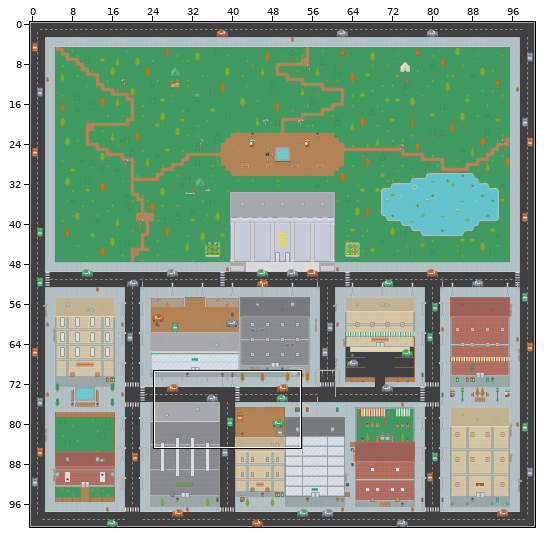
Level history. Tiled map (JSON): assets/tilemaps/outside-bank.json. The picture above shows the old version from afar; the outline marks the close-up.
Close-up. Before the edit:
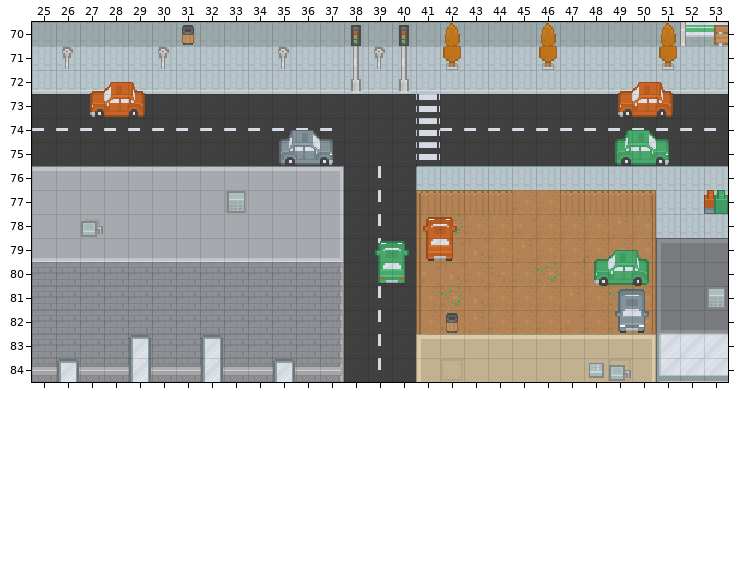
Cells are 16x16 px. Shown: x 25..53, y 70..84. The commit also changed other parts of the map, which this record leaves out.
Once edited:
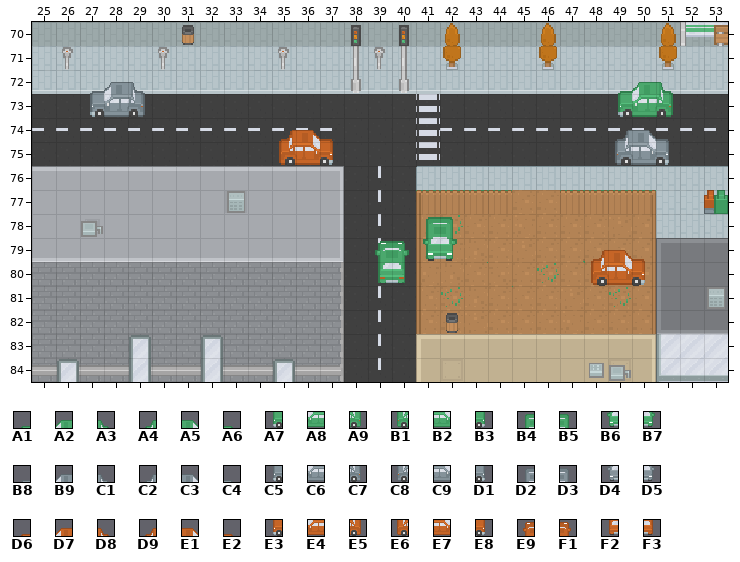
Key: from "RoguelikeCity": A1 623, A2 624, A3 625, A4 626, A5 627, A6 628, A7 660, A8 661, A9 662, B1 663, B2 664, B3 665, B4 699, B5 700, B6 736, B7 737, B8 771, B9 772, C1 773, C2 774, C3 775, C4 776, C5 808, C6 809, C7 810, C8 811, C9 812, D1 813, D2 847, D3 848, D4 884, D5 885, D6 919, D7 920, D8 921, D9 922, E1 923, E2 924, E3 956, E4 957, E5 958, E6 959, E7 960, E8 961, E9 993, F1 994, F2 1030, F3 1031.
__ is an empty cell.
From old to new:
Layer "Above World":
y 72: x 27..29 D6 D7 D8 -> __ __ __; x 49..51 D6 D7 D8 -> __ __ __
y 73: x 27..29 E3 E4 E5 -> __ __ __; x 49..51 E3 E4 E5 -> __ __ __
y 74: x 35..37 C2 C3 C4 -> __ __ __; x 49..51 A4 A5 A6 -> __ __ __
y 75: x 35..37 C8 C9 D1 -> __ __ __; x 49..51 B1 B2 B3 -> __ __ __
y 78: x 41..42 E9 F1 -> __ __
y 79: x 41..42 F2 F3 -> __ __; x 48..50 A1 A2 A3 -> __ __ __
y 80: x 48..50 A7 A8 A9 -> __ __ __
y 81: x 49..50 D2 D3 -> __ __
y 82: x 49..50 D4 D5 -> __ __
Layer "Above Player":
y 72: x 27..29 __ __ __ -> B8 B9 C1; x 49..51 __ __ __ -> A1 A2 A3
y 73: x 27..29 __ __ __ -> C5 C6 C7; x 49..51 __ __ __ -> A7 A8 A9
y 74: x 35..37 __ __ __ -> D9 E1 E2; x 49..51 __ __ __ -> C2 C3 C4
y 75: x 35..37 __ __ __ -> E6 E7 E8; x 49..51 __ __ __ -> C8 C9 D1
y 78: x 41..42 __ __ -> B4 B5
y 79: x 41..42 __ __ -> B6 B7; x 48..50 __ __ __ -> D9 E1 E2
y 80: x 48..50 __ __ __ -> E6 E7 E8
Pixel boxes of the changes (left, top, right, bottom) in both close-ups:
changed: (90, 82, 145, 117)
changed: (615, 82, 673, 165)
changed: (279, 130, 333, 165)
changed: (423, 217, 457, 259)
changed: (591, 250, 649, 333)
